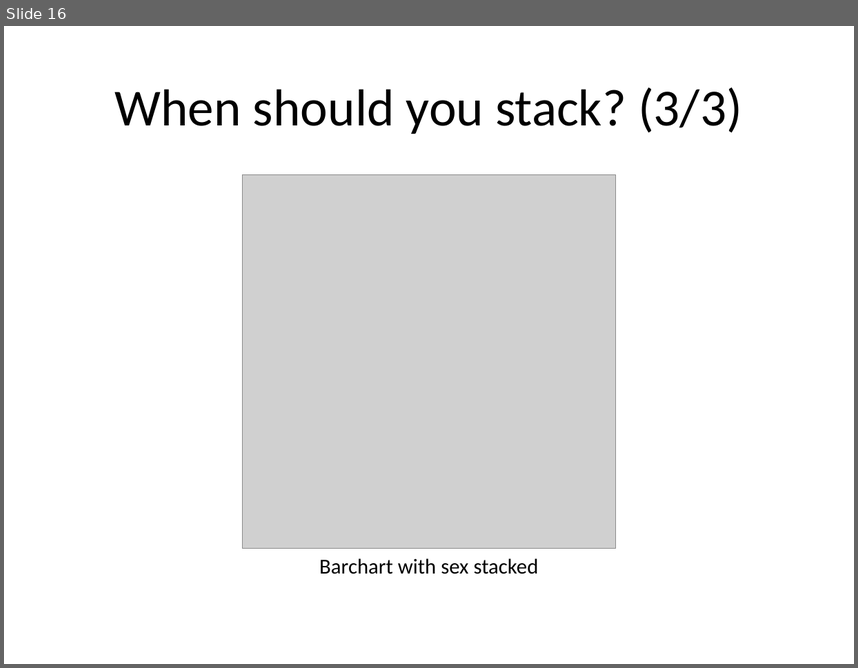
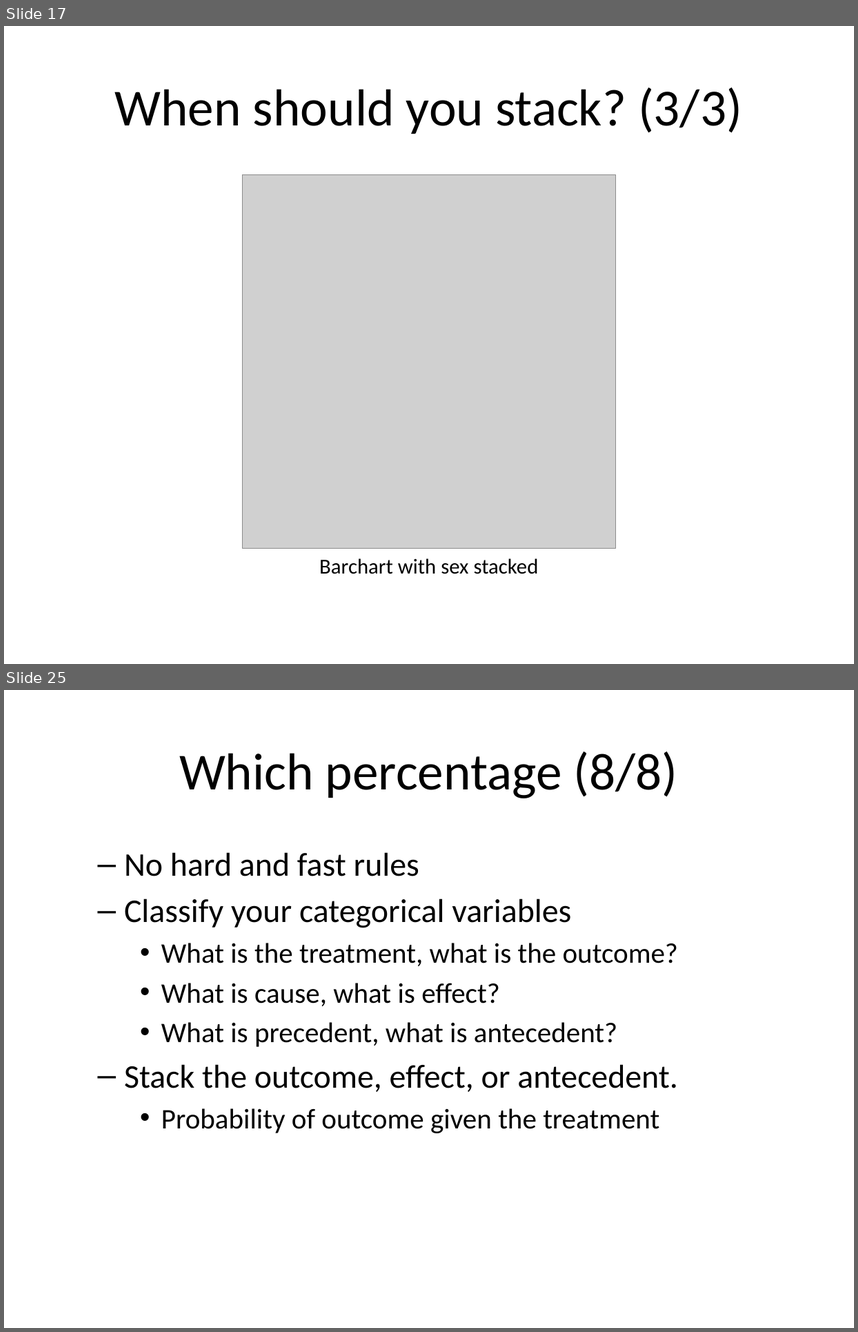
Before and after one commit to pmean/data-visualization, a slide deck: data-viz-02/component/recommendations-barcharts.pptx. Shown one above the other, each under a label of ours: slide 16 before the commit, slides 17 and 25 after it; the slides between them are not shown. The pictures are 858x668 and 858x1332 pixels, drawn with LibreOffice and Linux fonts; fonts in the diff are those of the drawing; grey boxes stand for pictures. Boxes give left, top, right and bottom in pixels: in the first picture for what was removed or moved away, otherwise in the second. Text is boxed around its words. In the diff, an @@ line names an element or a change of style, - is before the commit and + after.

```diff
--- a/data-viz-02/component/recommendations-barcharts.pptx
+++ b/data-viz-02/component/recommendations-barcharts.pptx
@@ slide 25 added at <box>4,690,854,1328</box>, background #FFFFFF @@
@@ title added at <box>179,751,678,798</box>, 44 pt, text #000000 @@
+Which percentage (8/8)
@@ text added at <box>124,852,678,1133</box>, 24 pt, text #000000 @@
+  – No hard and fast rules
+  – Classify your categorical variables
+    • What is the treatment, what is the outcome?
+    • What is cause, what is effect?
+    • What is precedent, what is antecedent?
+  – Stack the outcome, effect, or antecedent.
+    • Probability of outcome given the treatment
@@ what was slide 16 is now slide 17 @@
```
Also in this commit, not shown: 4 slides changed, 5 other slides added, 3 slides removed, 44 other files.
